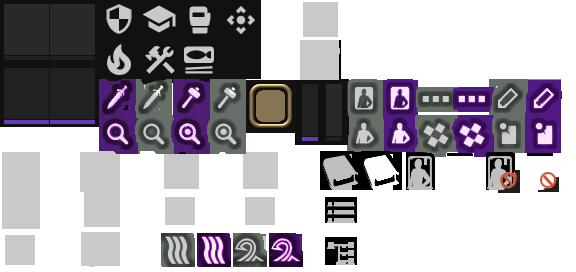
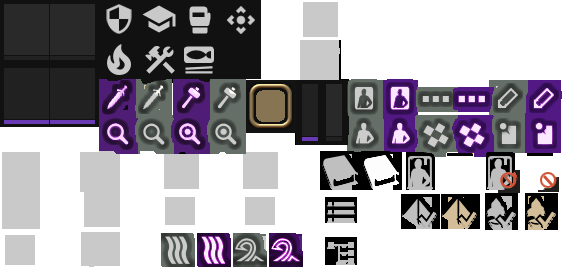
Revision of a layered w=576, h=272 image; what changed, layer by layer:
painted on "Background" over <box>401,79,561,230</box>
